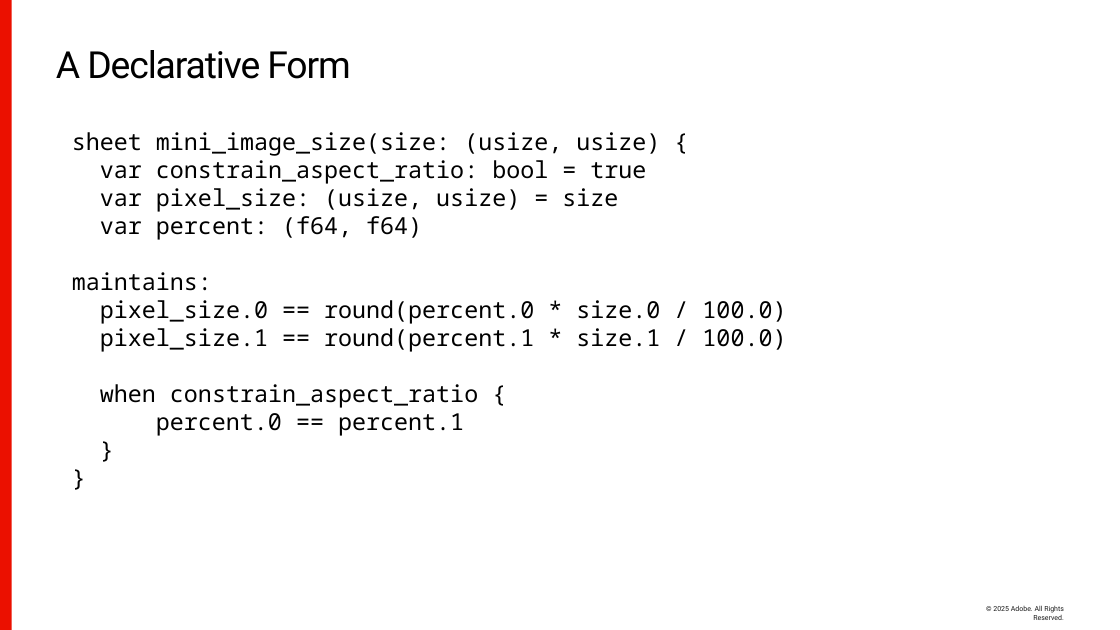
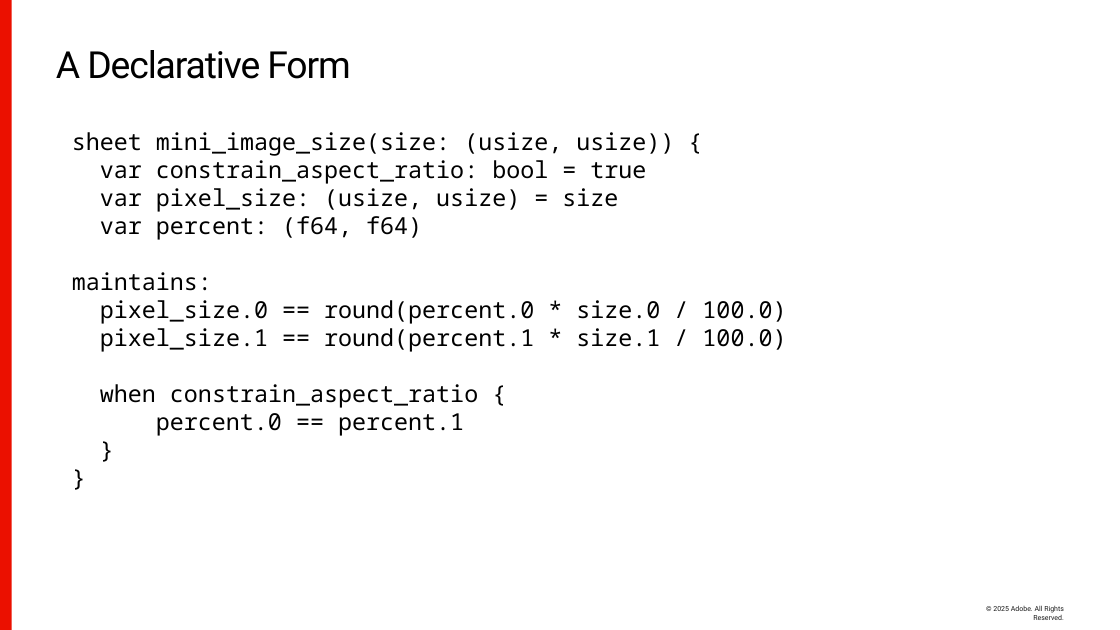
Before and after one commit to sean-parent/sean-parent.github.io, a slide deck: slide 61 of presentations/2025-04-28-are-we-there-yet/2024-04-28-are-we-there-yet.pptx. Drawn at 1120x630 pixels with LibreOffice and Linux fonts; fonts in the diff are those of the drawing; background and template pictures are left out. Boxes give left, top, right and bottom in pixels: in the first picture for what was removed or moved away, otherwise in the second. Text is boxed around its words. In the diff, an @@ line names an element or a change of style, - is before the commit and + after.

```diff
--- a/presentations/2025-04-28-are-we-there-yet/2024-04-28-are-we-there-yet.pptx
+++ b/presentations/2025-04-28-are-we-there-yet/2024-04-28-are-we-there-yet.pptx
@@ text at [72,132,674,156]: text changed @@
-      sheet mini_image_size(size: (usize, usize) {
+      sheet mini_image_size(size: (usize, usize)) {
```
